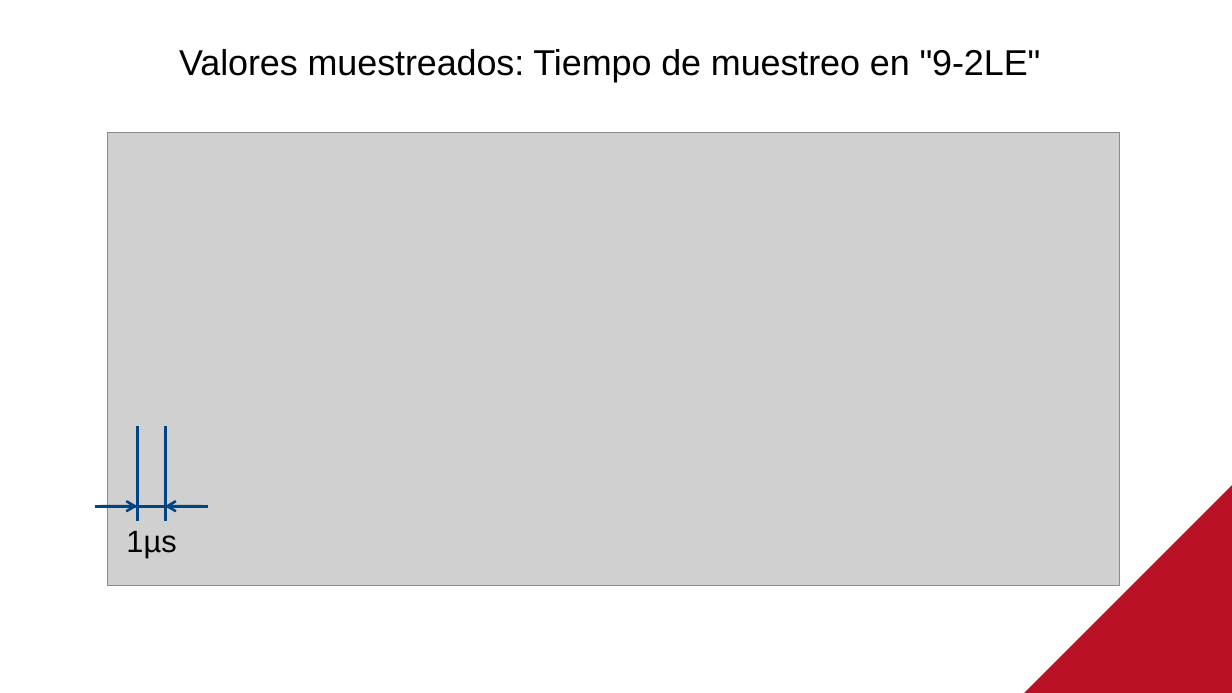
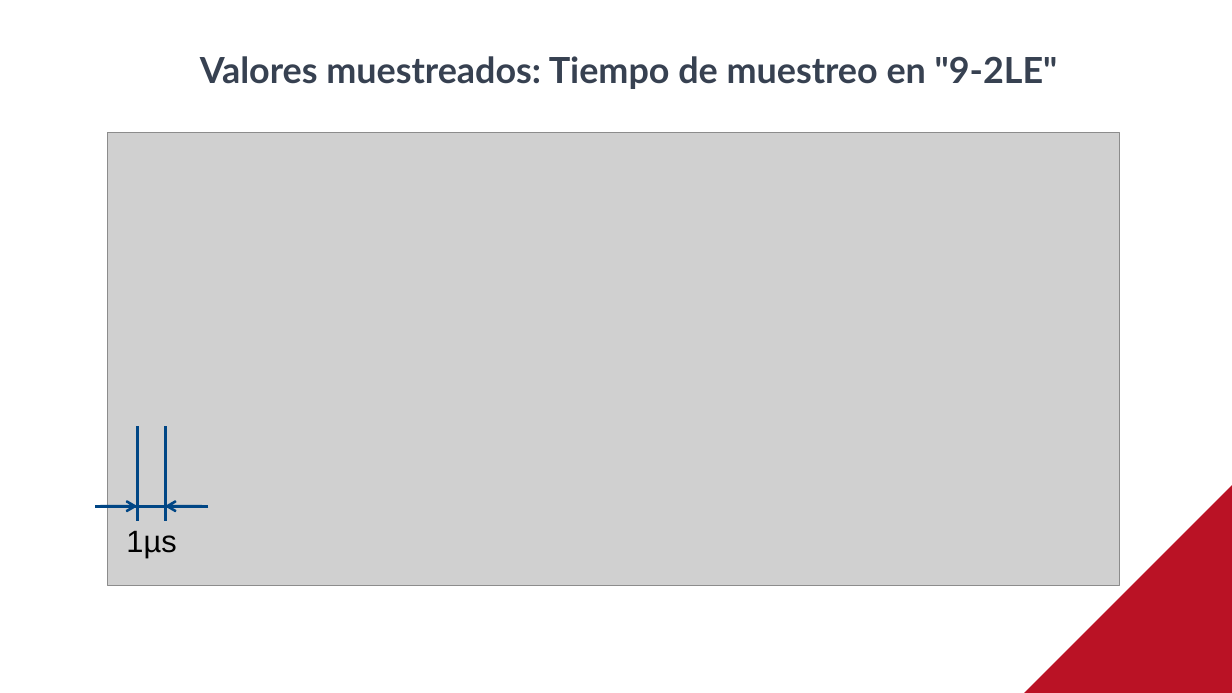
Before and after one commit to SiwaNetwork/QUANTUM, a slide deck: slide 5 of Time-Card/ДОКУМЕНТЫ/МАТЕРИАЛ СТАТЬИ/Применение в энергетике испанский.pptx (slide 4 before the commit). Drawn at 1232x693 pixels with LibreOffice and Linux fonts; fonts in the diff are those of the drawing; grey boxes stand for pictures. Boxes give left, top, right and bottom in pixels: in the first picture for what was removed or moved away, otherwise in the second. Text is boxed around its words. In the diff, an @@ line names an element or a change of style, - is before the commit and + after.

```diff
--- a/Time-Card/ДОКУМЕНТЫ/МАТЕРИАЛ СТАТЬИ/Применение в энергетике испанский.pptx
+++ b/Time-Card/ДОКУМЕНТЫ/МАТЕРИАЛ СТАТЬИ/Применение в энергетике испанский.pptx
@@ title "Valores muestreados: Tiempo de muestreo ...": place and size @@
-title "Valores muestreados: Tiempo de muestreo ..." at (179,49,1041,82)
+title "Valores muestreados: Tiempo de muestreo ..." at (200,56,1058,89)
@@ title "Valores muestreados: Tiempo de muestreo ..." at (200,56,1058,89): font Arial to Lato, text colour #000000 to #374151, letter spacing -0.1 to 0 pt, bold on @@
```
Also in this commit, not shown: 9 other slides changed, 3 slides added, 7 slides removed.
